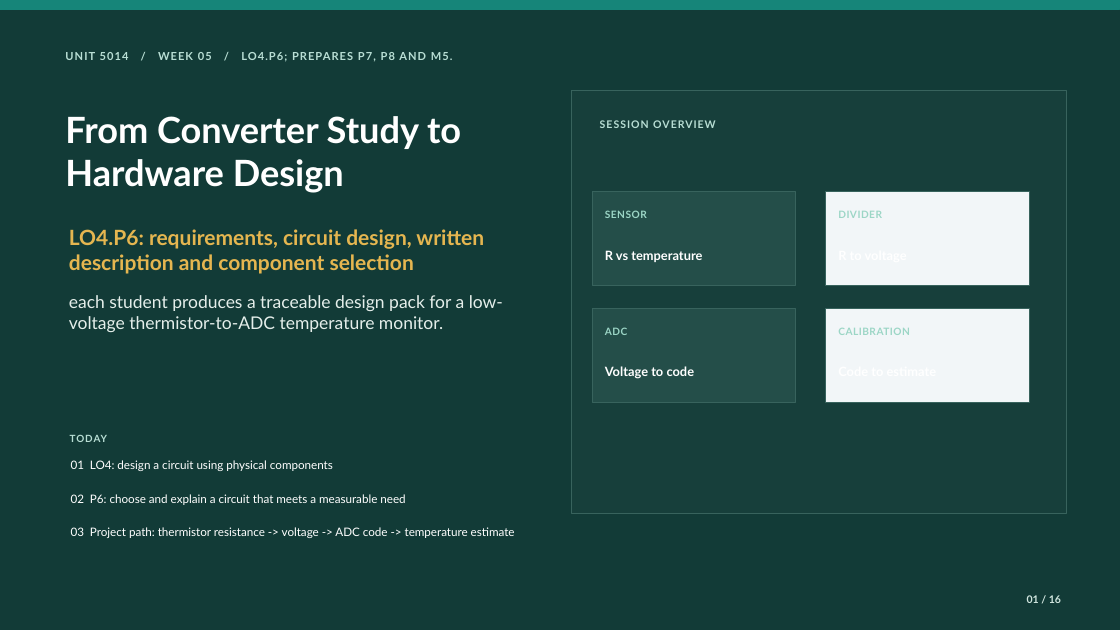
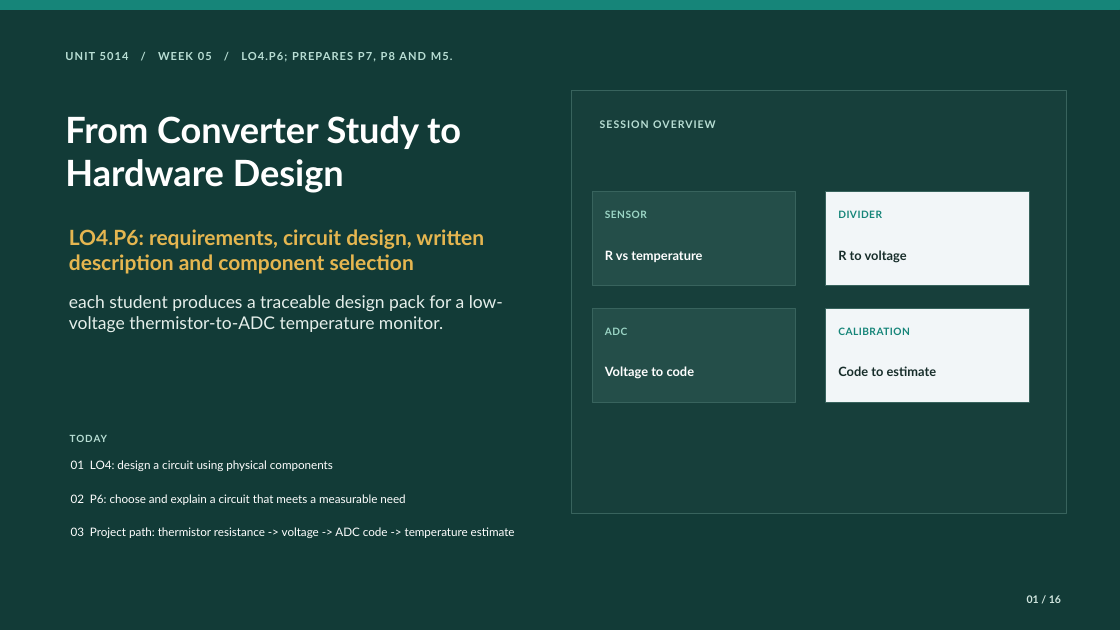
Before and after one commit to akbar-q/University, a slide deck: slide 1 of 5014/Presentations/Week5_ADC_Temperature_Monitor_Design.pptx. Drawn at 1120x630 pixels with LibreOffice and Linux fonts; fonts in the diff are those of the drawing. Boxes give left, top, right and bottom in pixels: in the first picture for what was removed or moved away, otherwise in the second. Text is boxed around its words. In the diff, an @@ line names an element or a change of style, - is before the commit and + after.

```diff
--- a/5014/Presentations/Week5_ADC_Temperature_Monitor_Design.pptx
+++ b/5014/Presentations/Week5_ADC_Temperature_Monitor_Design.pptx
@@ text "DIVIDER" at [838,210,882,218]: text colour #9CD6C6 to #168579 @@
@@ text added at [838,250,907,262], 11 pt, text #172D2A, bold @@
+R to voltage
@@ text "CALIBRATION" at [838,327,910,335]: text colour #9CD6C6 to #168579 @@
@@ text added at [838,366,937,376], 11 pt, text #172D2A, bold @@
+Code to estimate
```
Also in this commit, not shown: 12 other slides changed, 19 other files.
